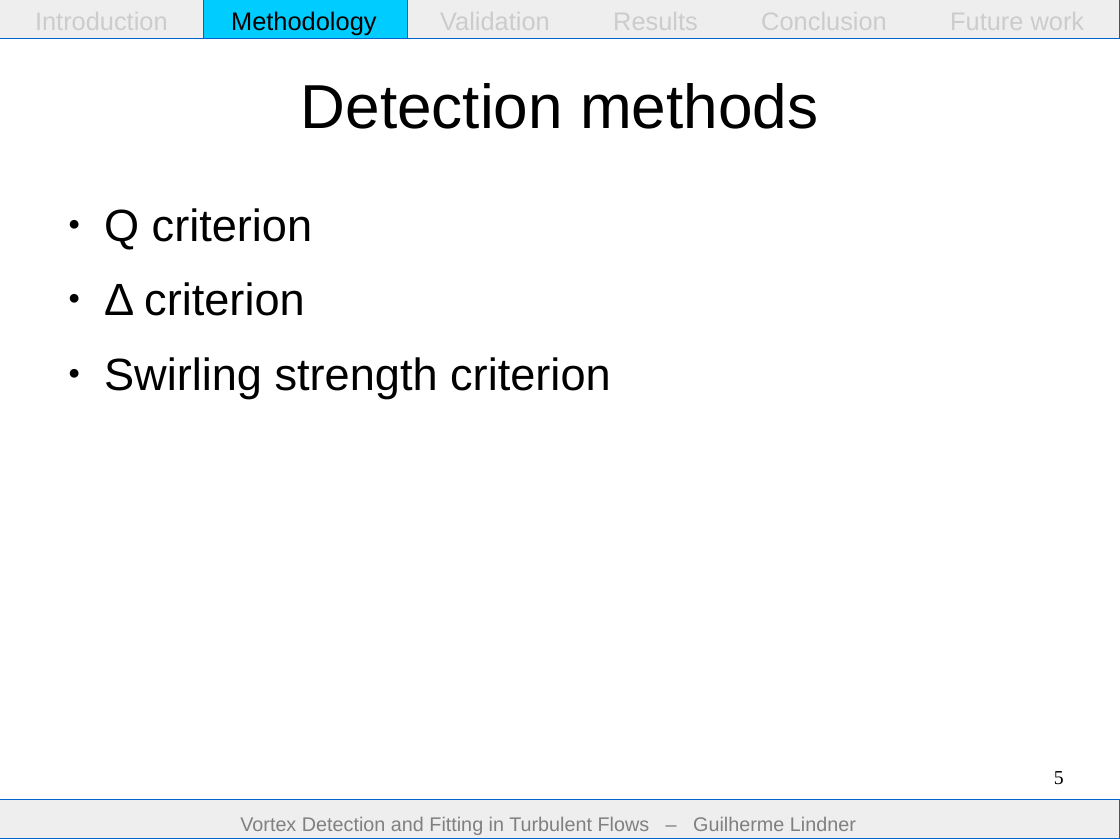
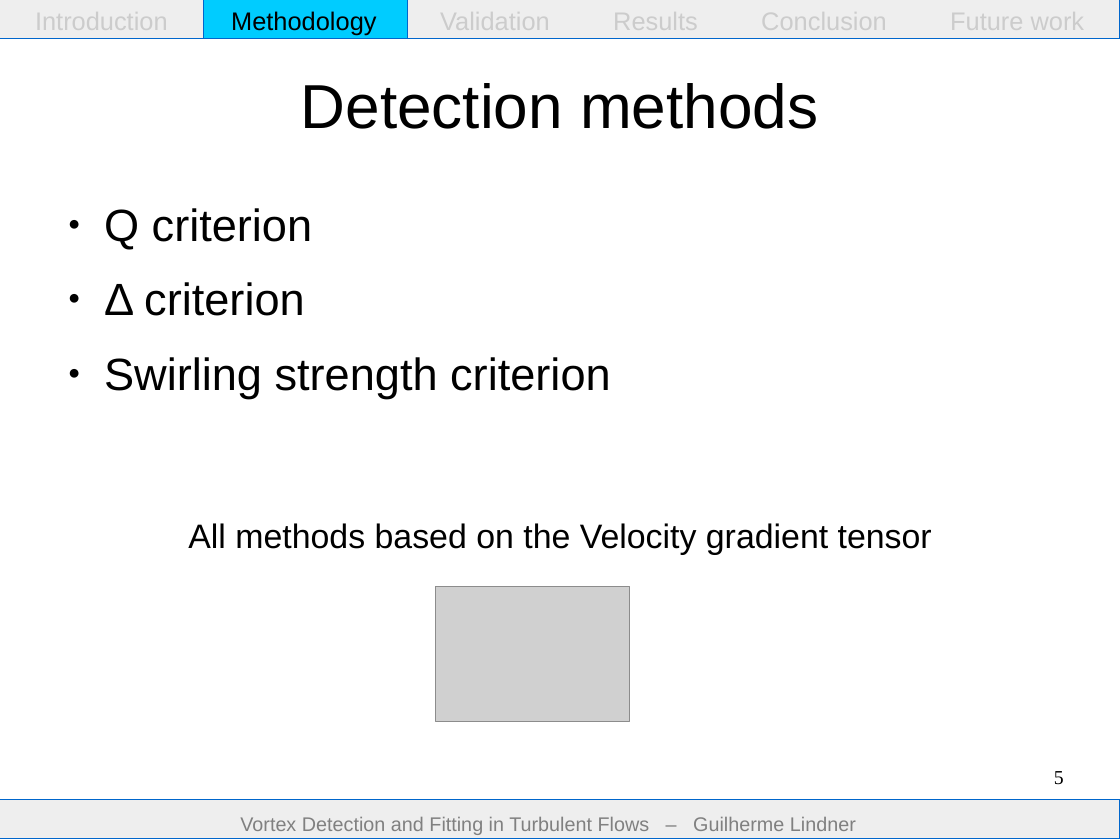
Before and after one commit to guilindner/VortexFitting, a slide deck: slide 5 of docs/report/presentation/presentation.odp. Drawn at 1120x840 pixels with LibreOffice and Linux fonts; fonts in the diff are those of the drawing; grey boxes stand for pictures. Boxes give left, top, right and bottom in pixels: in the first picture for what was removed or moved away, otherwise in the second. Text is boxed around its words. In the diff, an @@ line names an element or a change of style, - is before the commit and + after.

```diff
--- a/docs/report/presentation/presentation.odp
+++ b/docs/report/presentation/presentation.odp
@@ text added at (188, 523, 932, 555), 24 pt, text #000000 @@
+All methods based on the Velocity gradient tensor
@@ picture added at (436, 586, 630, 722) @@
```
Also in this commit, not shown: 11 other slides changed, 2 slides added.
